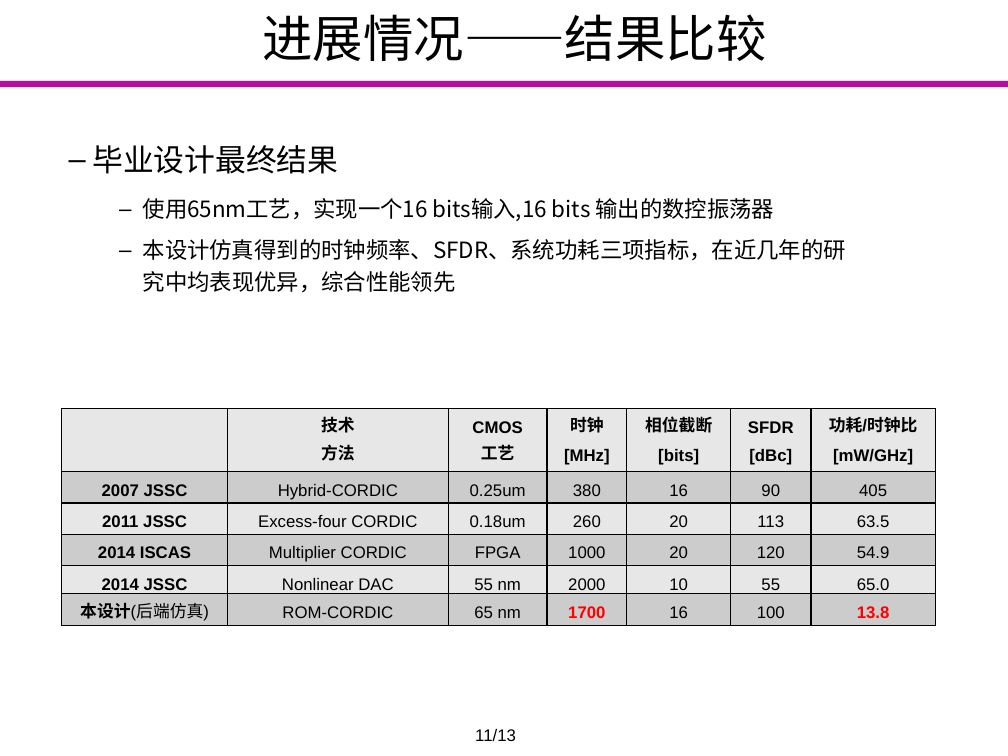
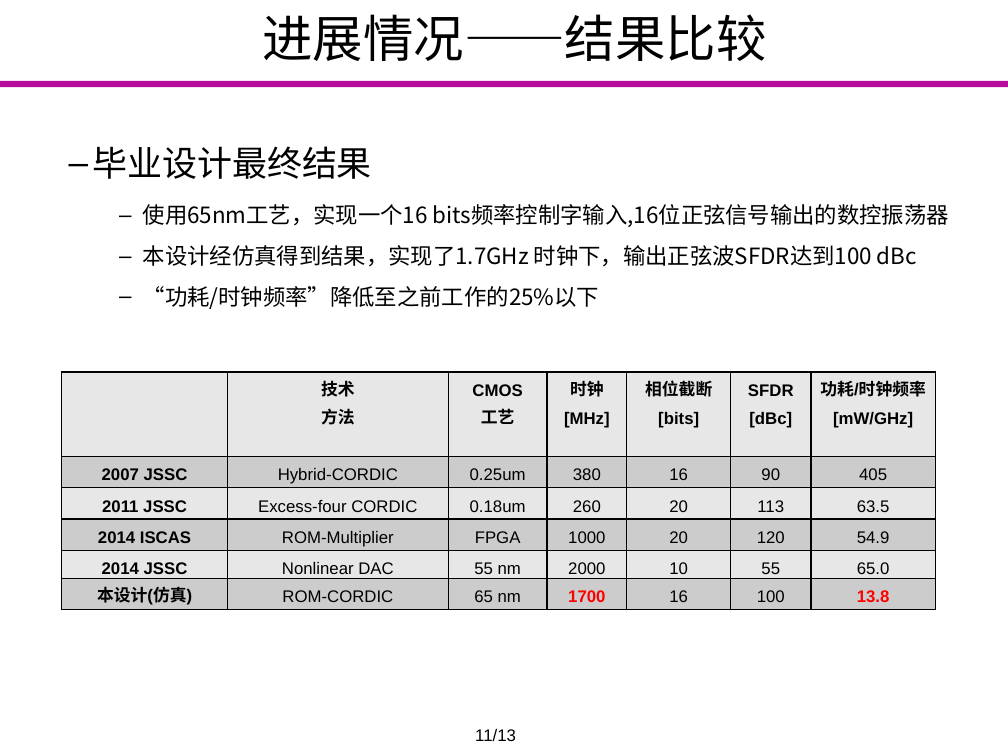
Before and after one commit to Markov2016/lunwen, a slide deck: slide 14 of dabian/杨一雄_毕业设计答辩.pptx (slide 13 before the commit). Drawn at 1008x756 pixels with LibreOffice and Linux fonts; fonts in the diff are those of the drawing; background and template pictures are left out. Boxes give left, top, right and bottom in pixels: in the first picture for what was removed or moved away, otherwise in the second. Text is boxed around its words. In the diff, an @@ line names an element or a change of style, - is before the commit and + after.

```diff
--- a/dabian/杨一雄_毕业设计答辩.pptx
+++ b/dabian/杨一雄_毕业设计答辩.pptx
@@ text at (92,146,372,179): size 22 to 25 pt in "毕业设计最终结果" @@
@@ text at (143,204,949,309): text changed @@
-    – 使用65nm工艺，实现一个16 bits输入,16 bits 输出的数控振荡器
-    – 本设计仿真得到的时钟频率、SFDR、系统功耗三项指标，在近几年的研究中均表现优异，综合性能领先
+    – 使用65nm工艺，实现一个16 bits频率控制字输入,16位正弦信号输出的数控振荡器
+    – 本设计经仿真得到结果，实现了1.7GHz 时钟下，输出正弦波SFDR达到100 dBc
+    – “功耗/时钟频率”降低至之前工作的25%以下
@@ table at (61,372,936,609) @@
-row 1, column 7: 功耗/时钟比 / [mW/GHz]
+row 1, column 7: 功耗/时钟频率 / [mW/GHz]
-row 4, column 2: Multiplier CORDIC
+row 4, column 2: ROM-Multiplier
-row 6, column 1: 本设计(后端仿真)
+row 6, column 1: 本设计(仿真)
@@ table: place and size @@
-table at (61,409,936,626)
+table at (61,372,936,609)
```
Also in this commit, not shown: 8 other slides changed, 2 slides added.
